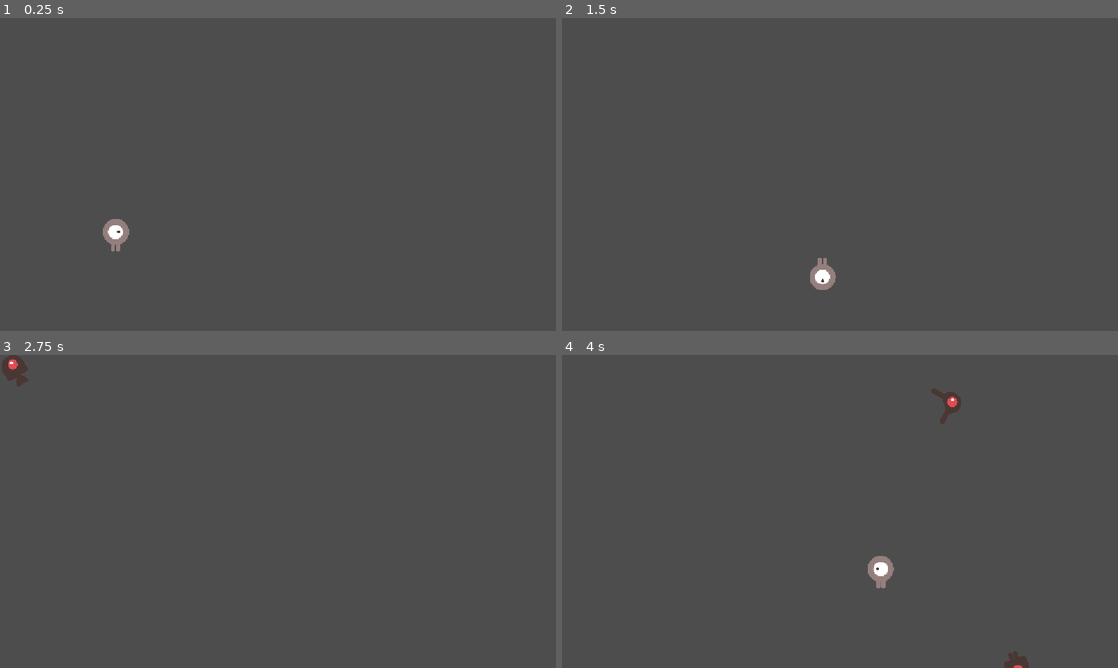
Above: before the commit, frames 1-4 (two rows, left to right).
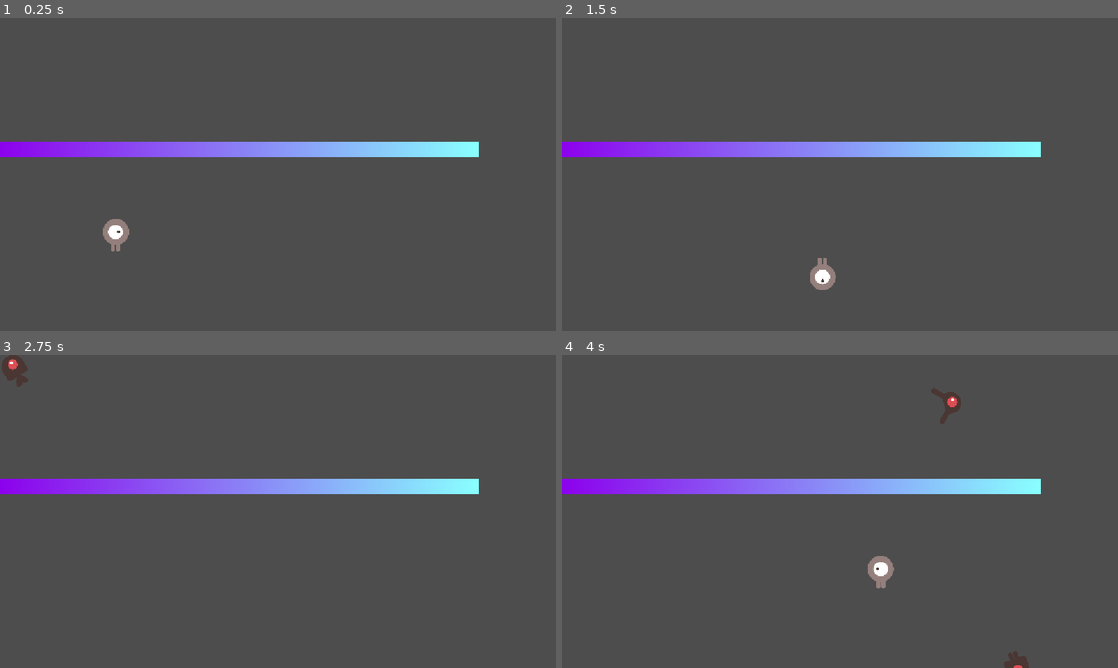
Above: after the commit, the same moments.

Repository: keySmash13/CSCE-490-Individual-work
Game: Godot game, scene res://main.tscn
Two runs of this game, one before a commit and one after it. Both use one fixed random seed, a clock stepped at 60 frames per second and the inputs below. Before the commit the project has no main scene; this scene is started directly in both runs.
Inputs:
- Up to frame 1 (0.25 s): no input
- Up to frame 2 (1.5 s): tap Enter at 0.5 s; hold Right (move_right) 0.53-1.28 s; hold Down (move_down) from 1.28 s (still down)
- Up to frame 3 (2.75 s): release Down (move_down) at 2.03 s; hold Right (move_right) from 2.03 s (still down)
- Up to frame 4 (4 s): release Right (move_right) at 2.78 s; hold Up (move_up) 2.78-3.53 s; hold Left (move_left) from 3.53 s (still down)

The runs differ from the first frame. In frame 1, 4.2% of the frame differs, in the area x 0-87%, y 39-45%; in frame 2, 4.2%; in frame 3, 4.2%; in frame 4, 4.2%.

Commit message:
Add files via upload

Diff:
--- a/research-milestone/main.tscn
+++ b/research-milestone/main.tscn
@@ -9,6 +9,15 @@
 "points": PackedVector2Array(0, 0, 0, 0, 0, 0, 0, 0, 0, 0, 1152, 0, 0, 0, 0, 0, 1152, 648, 0, 0, 0, 0, 0, 648, 0, 0, 0, 0, 0, 0)
 }
 point_count = 5
+
+[sub_resource type="Gradient" id="Gradient_h2yge"]
+colors = PackedColorArray(0.54901963, 0.003921569, 0.92941177, 1, 0.5372549, 1, 1, 1)
+
+[sub_resource type="GradientTexture1D" id="GradientTexture1D_16ygy"]
+gradient = SubResource("Gradient_h2yge")
+
+[sub_resource type="RectangleShape2D" id="RectangleShape2D_wjnhd"]
+size = Vector2(992, 32)
 
 [node name="Main" type="Node" unique_id=1685134580]
 script = ExtResource("1_h2yge")
@@ -33,6 +42,17 @@
 
 [node name="MobSpawnLocation" type="PathFollow2D" parent="MobPath" unique_id=125859361]
 
+[node name="StaticBody2D" type="StaticBody2D" parent="." unique_id=179916023]
+position = Vector2(496, 272)
+
+[node name="Sprite2D" type="Sprite2D" parent="StaticBody2D" unique_id=1958813547]
+position = Vector2(-6.1035156e-05, 0)
+scale = Vector2(3.875, -32.000023)
+texture = SubResource("GradientTexture1D_16ygy")
+
+[node name="CollisionShape2D" type="CollisionShape2D" parent="StaticBody2D" unique_id=239390126]
+shape = SubResource("RectangleShape2D_wjnhd")
+
 [connection signal="hit" from="Player" to="." method="_on_player_hit"]
 [connection signal="timeout" from="MobTimer" to="." method="_on_mob_timer_timeout"]
 [connection signal="timeout" from="ScoreTimer" to="." method="_on_score_timer_timeout"]
--- a/research-milestone/mob.tscn
+++ b/research-milestone/mob.tscn
@@ -44,8 +44,8 @@
 }]
 
 [sub_resource type="CapsuleShape2D" id="CapsuleShape2D_wjnhd"]
-radius = 48.0
-height = 132.0
+radius = 23.0
+height = 68.0
 
 [node name="Mob" type="RigidBody2D" unique_id=2098984709]
 collision_mask = 0
@@ -63,4 +63,5 @@
 [node name="VisibleOnScreenNotifier2D" type="VisibleOnScreenNotifier2D" parent="." unique_id=1948745183]
 
 [node name="CollisionShape2D" type="CollisionShape2D" parent="." unique_id=9566995]
+visibility_layer = 0
 shape = SubResource("CapsuleShape2D_wjnhd")
--- a/research-milestone/project.godot
+++ b/research-milestone/project.godot
@@ -11,6 +11,7 @@
 [application]
 
 config/name="Research Milestone"
+run/main_scene="uid://0xnlr8lq3wrr"
 config/features=PackedStringArray("4.7", "Forward Plus")
 config/icon="res://icon.svg"
 
